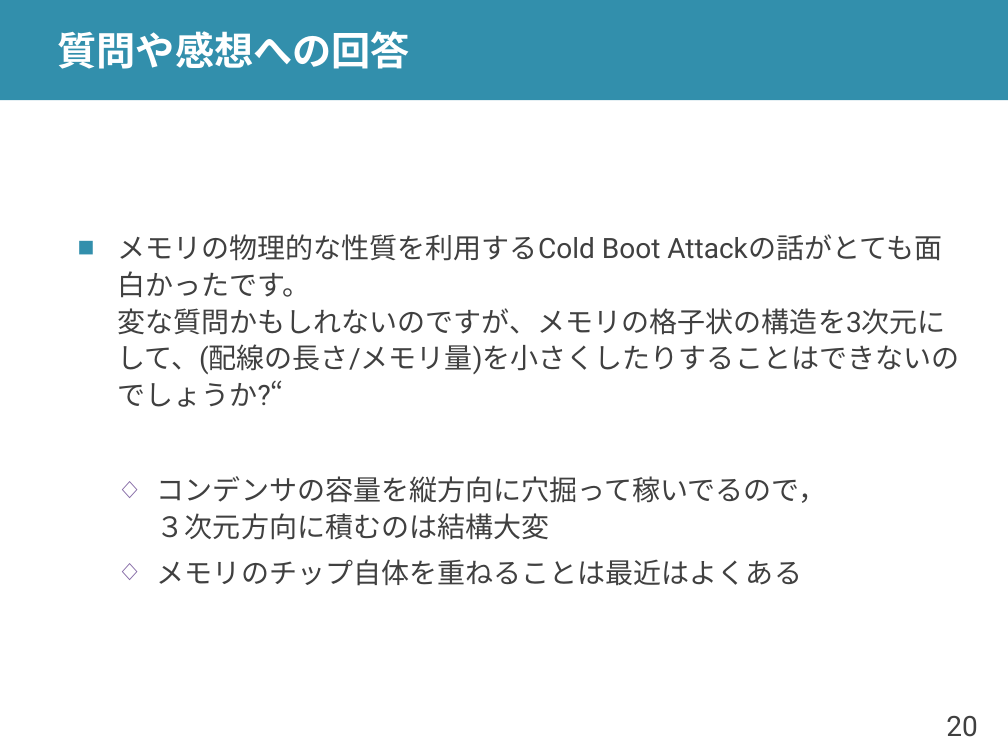
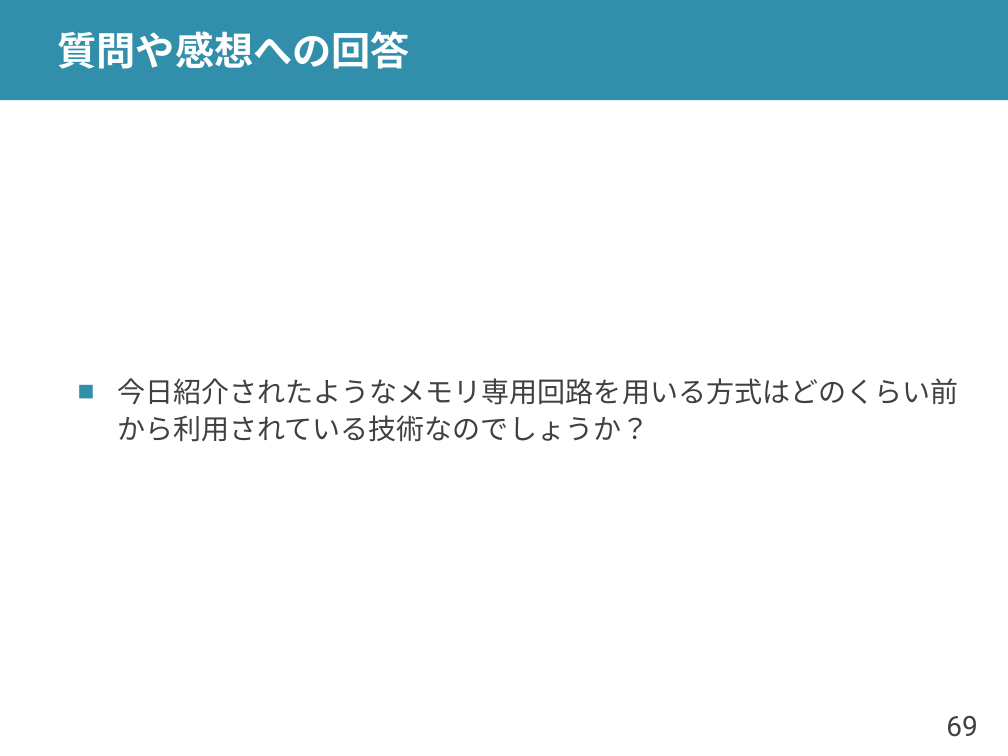
Before and after one commit to shioyadan/advanced-computer-organization, a slide deck: slide 69 of aco-shioya-08.pptx (slide 20 before the commit). Drawn at 1008x756 pixels with LibreOffice and Linux fonts; fonts in the diff are those of the drawing. Boxes give left, top, right and bottom in pixels: in the first picture for what was removed or moved away, otherwise in the second. Text is boxed around its words. In the diff, an @@ line names an element or a change of style, - is before the commit and + after.

```diff
--- a/aco-shioya-08.pptx
+++ b/aco-shioya-08.pptx
@@ text at (x1=117, y1=378, x2=958, y2=442): text changed @@
-■ メモリの物理的な性質を利用するCold Boot Attackの話がとても面白かったです。
-  変な質問かもしれないのですが、メモリの格子状の構造を3次元にして、(配線の長さ/メモリ量)を小さくしたりすることはできないのでしょうか?“
-  ◇ コンデンサの容量を縦方向に穴掘って稼いでるので，
-    ３次元方向に積むのは結構大変
-  ◇ メモリのチップ自体を重ねることは最近はよくある
+■ 今日紹介されたようなメモリ専用回路を用いる方式はどのくらい前から利用されている技術なのでしょうか？
@@ page number at (x1=946, y1=716, x2=977, y2=737): text changed @@
-20
+69
```
Also in this commit, not shown: 10 other slides changed, 5 slides added, 10 slides removed, 1 other file.
